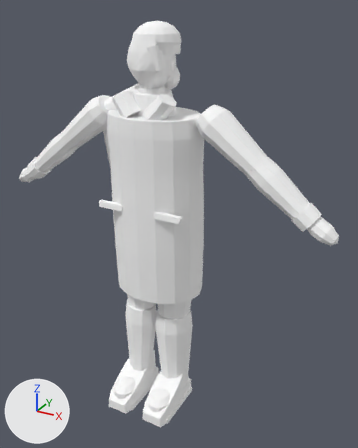
The Blender file ArtSource/VillageLife/BasketVisitor.blend: old version first, new version second.
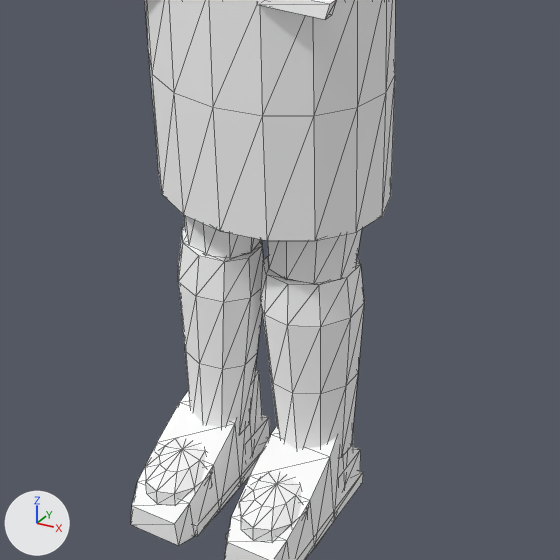
The first picture shows the older version from a 50 mm camera at (1.066, -1.737, 1.806) aimed at (0.094, 0.03, 0.922). The close-ups show the older and then the newer version on the part from 17% to 73% of the width and 48% to 94% of the height of that picture. Only the edits that show in the close-ups are written down. Arrows for +X, +Y and +Z are at lower left; the lights stay in place. The close-ups show mesh edges as thin lines.

The first close-up shows 'CLO_PocketFlap.L', 'CLO_Shin.L', 'CLO_Shin.R', 'CLO_Thigh.L', 'CLO_Thigh.R', 'CLO_WinterCoat', 'GEO_BootToeCap.L', 'GEO_BootToeCap.R', 'GEO_Shoe.L', 'GEO_Shoe.R', 'GEO_ShoeSole.L', 'GEO_ShoeSole.R' and 2 more.
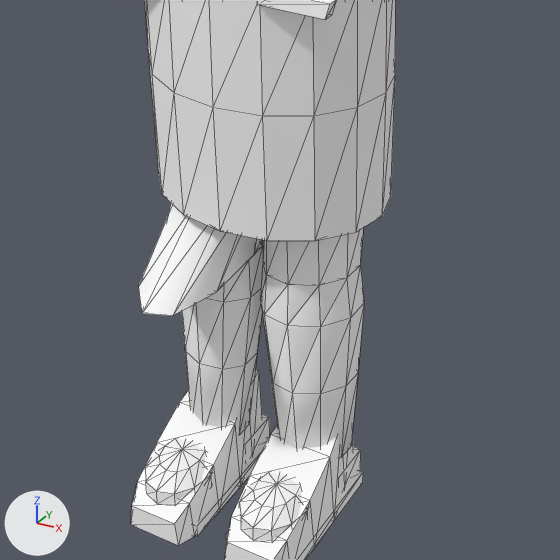
The newer file adds a shape key; the second version is drawn at full value of the shape key 'JointVolume.Knee.R' of 'CLO_Thigh.R', and the change is written as the vertex moves it makes.

The edits, one by one:
me_clo_thigh_r_mesh is used by ob_clo_thigh_r; location (-0.092, -0.004, 0.878).
me_clo_thigh_r_mesh had 40 vertices, 76 faces and spanned x -0.104..0.091, y -0.09..0.102, z -0.396..-0.012.
me_clo_thigh_r_mesh now has 40 vertices, 76 faces and spans x -0.104..0.091, y -0.261..0.135, z -0.397..-0.012.
Part 1, on me_clo_thigh_r_mesh:
Vertex 30 of me_clo_thigh_r_mesh moves from (0.054, -0.069, -0.389) at pixel (229, 258) to (0.055, -0.241, -0.397) at pixel (172, 315).
Vertex 31 of me_clo_thigh_r_mesh moves from (0.013, -0.081, -0.389) at pixel (205, 255) to (0.009, -0.261, -0.396) at pixel (142, 313).
Vertex 32 of me_clo_thigh_r_mesh moves from (-0.031, -0.066, -0.391) to (-0.038, -0.204, -0.394) at pixel (138, 286).
Vertex 33 of me_clo_thigh_r_mesh moves from (-0.062, -0.032, -0.393) to (-0.07, -0.094, -0.393).
Vertex 34 of me_clo_thigh_r_mesh moves from (-0.068, 0.01, -0.395) to (-0.072, 0.028, -0.391).
Vertex 35 of me_clo_thigh_r_mesh moves from (-0.046, 0.044, -0.396) to (-0.046, 0.116, -0.391).
Vertex 36 of me_clo_thigh_r_mesh moves from (-0.005, 0.055, -0.395) to (0.0, 0.135, -0.392).
Vertex 37 of me_clo_thigh_r_mesh moves from (0.039, 0.041, -0.393) to (0.048, 0.079, -0.393).
Vertex 38 of me_clo_thigh_r_mesh moves from (0.07, 0.006, -0.391) at pixel (260, 240) to (0.079, -0.032, -0.395) at pixel (253, 254).
Vertex 39 of me_clo_thigh_r_mesh moves from (0.076, -0.036, -0.389) at pixel (250, 252) to (0.082, -0.154, -0.396) at pixel (216, 292).
me_clo_shin_r_mesh is used by ob_clo_shin_r; location (-0.088, 0.01, 0.485).
me_clo_shin_r_mesh had 40 vertices, 76 faces and spanned x -0.084..0.081, y -0.116..0.05, z -0.386..0.007.
me_clo_shin_r_mesh now has 40 vertices, 76 faces and spans x -0.084..0.081, y -0.116..0.05, z -0.386..0.002.
me_clo_shin_r_mesh part 2: all 9 vertices in x -0.075..0.076, y -0.105..0.046, z -0.003..0.007 are turned 4.5 degrees about the x axis through the mesh origin.

Changed parts and their boxes [x1, y1, x2, y2] in the close-ups (560 x 560 px; the box of a moved part takes in the faces that stretch with it):
'CLO_Shin.R', reshaped (7% shorter): before [178, 226, 264, 432]; after [181, 240, 263, 432]
'CLO_Thigh.R', reshaped: before [183, 215, 261, 258]; after [139, 203, 261, 316]
part 2 of me_clo_shin_r_mesh, moved or reshaped: before [178, 226, 264, 302]; after [206, 240, 263, 302]
